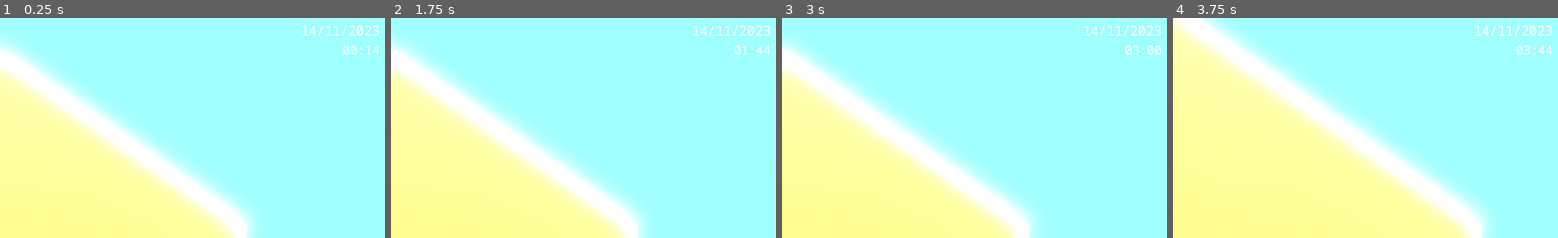
Above: before the commit, frames 1-4 (left to right).
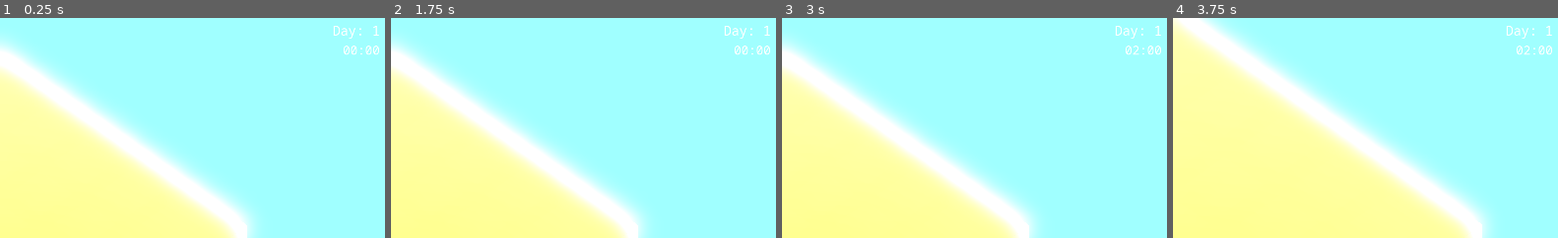
Above: after the commit, the same moments.

Repository: maroun-baydoun/will-it-scale
Game: Godot game, scene res://scenes/main.tscn
Two runs of this game, one before a commit and one after it. Both use one fixed random seed, a clock stepped at 60 frames per second and the inputs below.
Inputs (mouse positions are % of the whole screen's width and height, from its top left):
- Up to frame 1 (0.25 s): no input
- Up to frame 2 (1.75 s): tap Enter at 0.5 s; move the mouse to (72, 45) at 0.52 s; hold Mouse wheel up (zoom_in) 0.53-1.28 s; click (72, 45) at 0.67 s; tap Space at 1.25 s; move the mouse to (30, 55) at 1.27 s; tap Mouse wheel down (zoom_out) at 1.35 s; click (30, 55) at 1.42 s
- Up to frame 3 (3 s): move the mouse to (60, 28) at 2.02 s; hold Mouse wheel up (zoom_in) 2.03-2.78 s; click (60, 28) at 2.17 s; tap Enter at 2.75 s; move the mouse to (45, 70) at 2.77 s; tap Mouse wheel down (zoom_out) at 2.85 s; click (45, 70) at 2.92 s
- Up to frame 4 (3.75 s): move the mouse to (81, 65) at 3.52 s; hold Mouse wheel up (zoom_in) from 3.53 s (still down); click (81, 65) at 3.67 s
The pictures show only the part of the screen within x 50-100%, y 2-52%; the shares and areas given below are measured in that part.

The runs differ from the first frame. In frame 1, 0.4% of the frame differs, in the area x 78-99%, y 3-17%; in frame 2, 0.5%; in frame 3, 0.4%; in frame 4, 0.5%.

Commit message:
Use days and hours instead of actual date time

Diff:
--- a/gui/date-time-display.tscn
+++ b/gui/date-time-display.tscn
@@ -31,25 +31,20 @@
 [node name="VBoxContainer" type="VBoxContainer" parent="MarginContainer"]
 layout_mode = 2
 
-[node name="DateLabel" type="Label" parent="MarginContainer/VBoxContainer"]
+[node name="DayLabel" type="Label" parent="MarginContainer/VBoxContainer"]
 unique_name_in_owner = true
 layout_mode = 2
 size_flags_horizontal = 8
 theme_override_fonts/font = ExtResource("2_i6f01")
 theme_override_font_sizes/font_size = 32
-text = "11/11/2011
+text = "
 "
 
-[node name="TimeLabel" type="Label" parent="MarginContainer/VBoxContainer"]
+[node name="HourLabel" type="Label" parent="MarginContainer/VBoxContainer"]
 unique_name_in_owner = true
 layout_mode = 2
 size_flags_horizontal = 8
 theme_override_fonts/font = ExtResource("2_i6f01")
 theme_override_font_sizes/font_size = 30
-text = "10:00
+text = "
 "
-
-[node name="MinutesTimer" type="Timer" parent="."]
-wait_time = 0.017
-
-[connection signal="timeout" from="MinutesTimer" to="." method="_on_minutes_timer_timeout"]
--- a/scenes/main.tscn
+++ b/scenes/main.tscn
@@ -136,7 +136,7 @@
 script = ExtResource("9_nl1t3")
 
 [connection signal="computing_power_updated" from="Floor/ServerContainer" to="." method="_on_server_container_computing_power_updated"]
-[connection signal="ticked" from="DateTimeManager" to="." method="_on_date_time_manager_ticked"]
+[connection signal="time_advanced" from="DateTimeManager" to="." method="_on_time_advanced"]
 [connection signal="timeout" from="DateTimeManager/GlobalTimer" to="DateTimeManager" method="_on_timer_timeout"]
 [connection signal="hourly_power_consumption_decreased" from="PowerManager" to="." method="_on_power_manager_hourly_power_consumption_decreased"]
 [connection signal="hourly_power_consumption_increased" from="PowerManager" to="." method="_on_power_manager_hourly_power_consumption_increased"]
--- a/scripts/date-time-display.gd
+++ b/scripts/date-time-display.gd
@@ -1,37 +1,31 @@
 extends Control
 class_name DateTimeDisplay
 
-@onready var date_label: Label = %DateLabel
-@onready var time_label: Label = %TimeLabel
-@onready var minutes_timer: Timer = $MinutesTimer
+@onready var day_label: Label = %DayLabel
+@onready var hour_label: Label = %HourLabel
 
-const DATE_FORMAT: String = "%s/%s/%s"
+
+const DAY_FORMAT: String = "Day: %s"
 const TIME_FORMAT: String = "%s:%s"
 const ZERO_PADDED_FORMAT: String = "0%s"
 
-var current_minutes: int = 0
 
-var current_date_time: Dictionary:
-	set(date_time):
+var current_day: int:
+	set(day):
+		current_day = day
+		_update_day_label_text()
 
-		minutes_timer.stop()
-		current_minutes = 0
-		current_date_time = date_time
+var current_hour: int:
+	set(hour):
+		current_hour = hour
+		_update_hour_label_text()
 
-		_update_date_label_text()
-		_update_time_label_text()
 
-		minutes_timer.start()
+func _update_day_label_text() -> void:
+	day_label.text = DAY_FORMAT % [current_day]
 
-func _update_date_label_text() -> void:
-	date_label.text = DATE_FORMAT % [_left_pad_with_zero(current_date_time.day), _left_pad_with_zero(current_date_time.month), _left_pad_with_zero(current_date_time.year)]
-
-func _update_time_label_text() -> void:
-	time_label.text = TIME_FORMAT % [_left_pad_with_zero(current_date_time.hour), _left_pad_with_zero(current_minutes)]
+func _update_hour_label_text() -> void:
+	hour_label.text = TIME_FORMAT % [_left_pad_with_zero(current_hour),  "00"]
 
 func _left_pad_with_zero(number: int) -> String:
 	return ZERO_PADDED_FORMAT % number if number <10 else str(number)
-
-func _on_minutes_timer_timeout() -> void:
-	current_minutes +=1
-	_update_time_label_text()
--- a/scripts/main.gd
+++ b/scripts/main.gd
@@ -73,16 +73,17 @@
 	statistics_panel.total_computing_power = computing_power
 
 
-func _on_date_time_manager_ticked(date_time: Dictionary) -> void:
-	date_time_display.current_date_time = date_time
-	traffic_manager.generate_traffic()
-	statistics_panel.current_load = traffic_manager.current_load
-
-
-
 func _on_power_manager_hourly_power_consumption_decreased(amount: int) -> void:
 	statistics_panel.current_power_consumption = power_manager.current_hourly_power_consumption
 
 
 func _on_power_manager_hourly_power_consumption_increased(amount: int) -> void:
 	statistics_panel.current_power_consumption = power_manager.current_hourly_power_consumption
+
+
+func _on_time_advanced(hour, day) -> void:
+	date_time_display.current_hour = hour
+	date_time_display.current_day = day
+
+	traffic_manager.generate_traffic()
+	statistics_panel.current_load = traffic_manager.current_load
--- a/scripts/managers/date-time-manager.gd
+++ b/scripts/managers/date-time-manager.gd
@@ -3,35 +3,28 @@
 
 @onready var timer: Timer = $GlobalTimer
 
-signal ticked(date: Dictionary)
+signal time_advanced(hour: int, day: int)
 
 var time_elapsed_in_second: int = 0
-var time_zone: Dictionary = Time.get_time_zone_from_system()
-var current_unix_time: float = Time.get_unix_time_from_system() + (time_zone.bias * 60)
-var start_unix_time: float = Time.get_unix_time_from_system() + (time_zone.bias * 60)
 
 
-var current_date_time: Dictionary:
-	set(date_time):
-		current_date_time = date_time
-		ticked.emit(current_date_time)
+var current_hour: int = 0
+var current_day :int = 1
+
 
 func start() -> void:
-	var start_date_time = Time.get_datetime_dict_from_unix_time(start_unix_time)
-	var seconds_since_start_of_day = start_date_time.hour * 3600 + start_date_time.minute * 60 + start_date_time.second
-	start_unix_time -= seconds_since_start_of_day
-	current_unix_time = start_unix_time
+	time_advanced.emit(current_hour, current_day)
 	timer.start()
-	_set_current_date_time_from_unix_time()
 
-
-func _set_current_date_time_from_unix_time():
-	current_date_time = Time.get_datetime_dict_from_unix_time(current_unix_time)
 
 
 func _on_timer_timeout() -> void:
-	current_unix_time += 3600
-
 	time_elapsed_in_second += 1
 
-	_set_current_date_time_from_unix_time()
+	time_advanced.emit(current_hour, current_day)
+
+	current_hour += 1
+
+	if current_hour == 24:
+		current_hour = 0
+		current_day +=1
